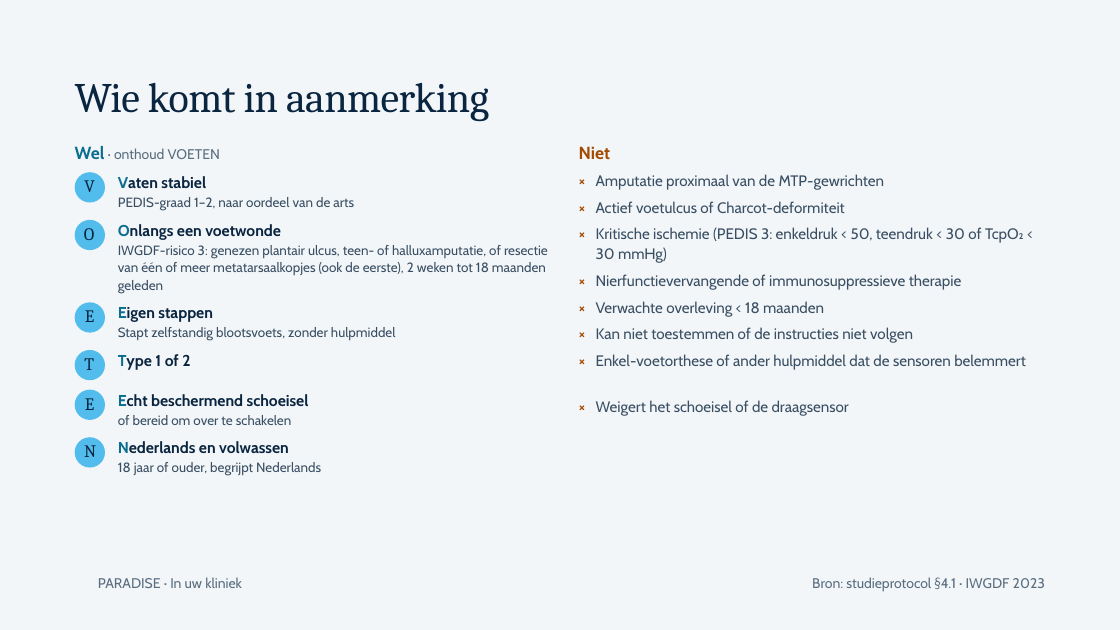
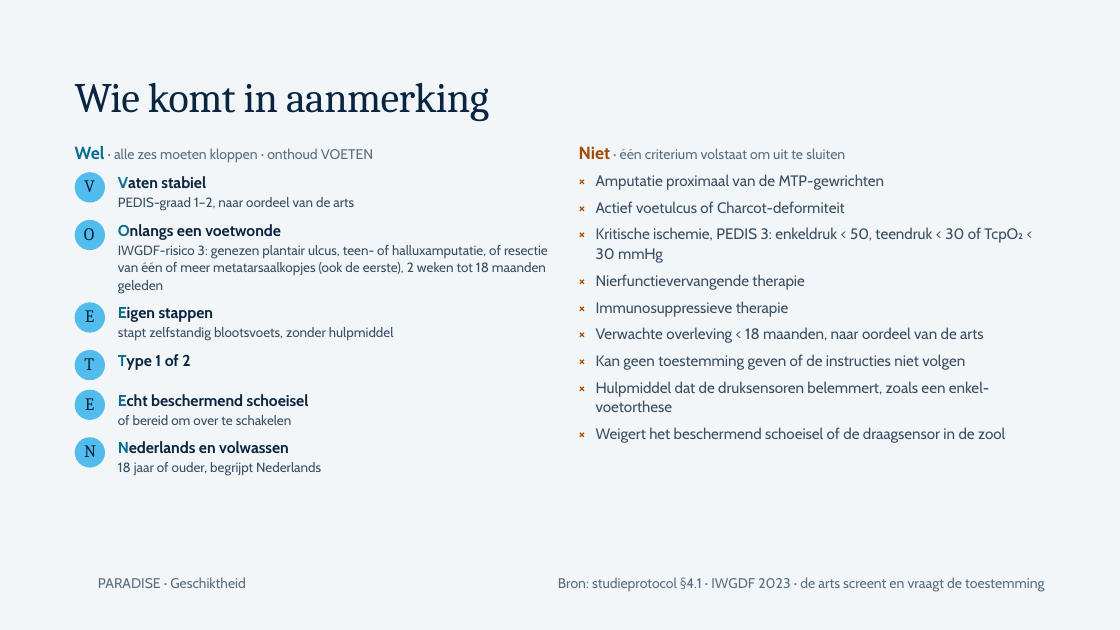
Before and after one commit to Dellfs/paradise-project, a slide deck: slide 17 of PARADISE_presentatie/webdecks/PARADISE_az_groeninge_okt.pptx (slide 15 before the commit). Drawn at 1120x630 pixels with LibreOffice and Linux fonts; fonts in the diff are those of the drawing; background and template pictures are left out. Boxes give left, top, right and bottom in pixels: in the first picture for what was removed or moved away, otherwise in the second. Text is boxed around its words. In the diff, an @@ line names an element or a change of style, - is before the commit and + after.

```diff
--- a/PARADISE_presentatie/webdecks/PARADISE_az_groeninge_okt.pptx
+++ b/PARADISE_presentatie/webdecks/PARADISE_az_groeninge_okt.pptx
@@ text at [75,146,373,163]: text changed @@
-Wel · onthoud VOETEN
+Wel · alle zes moeten kloppen · onthoud VOETEN
@@ text at [579,146,845,160]: text changed; size 15 to 12 pt; text colour #A34A00 to #5A6E80; bold off @@
-Niet
+Niet · één criterium volstaat om uit te sluiten
@@ text at [596,227,1023,263]: text changed @@
-Kritische ischemie (PEDIS 3: enkeldruk < 50, teendruk < 30 of TcpO₂ < 30 mmHg)
+Kritische ischemie, PEDIS 3: enkeldruk < 50, teendruk < 30 of TcpO₂ < 30 mmHg
@@ text at [596,274,805,290]: text changed @@
-Nierfunctievervangende of immunosuppressieve therapie
+Nierfunctievervangende therapie
@@ text at [118,327,394,341]: text changed @@
-Stapt zelfstandig blootsvoets, zonder hulpmiddel
+stapt zelfstandig blootsvoets, zonder hulpmiddel
@@ text at [596,327,984,343]: text changed @@
-Kan niet toestemmen of de instructies niet volgen
+Verwachte overleving < 18 maanden, naar oordeel van de arts
@@ text at [596,301,789,316]: text changed @@
-Verwachte overleving < 18 maanden
+Immunosuppressieve therapie
@@ text at [596,354,965,370]: text changed @@
-Enkel-voetorthese of ander hulpmiddel dat de sensoren belemmert
+Kan geen toestemming geven of de instructies niet volgen
@@ text "×": place and size @@
-text "×" at [579,397,592,416]
+text "×" at [579,376,592,396]
@@ text added at [596,381,989,412], 13 pt, text #3A4F63 @@
+Hulpmiddel dat de druksensoren belemmert, zoals een enkel-voetorthese
@@ text added at [579,423,592,443], 13 pt, text #A34A00, bold @@
+×
@@ text at [596,427,1005,443]: text changed @@
-Weigert het schoeisel of de draagsensor
+Weigert het beschermend schoeisel of de draagsensor in de zool
@@ text at [98,577,246,588]: text changed @@
-PARADISE · In uw kliniek
+PARADISE · Geschiktheid
@@ text at [558,577,1044,592]: text changed @@
-Bron: studieprotocol §4.1 · IWGDF 2023
+Bron: studieprotocol §4.1 · IWGDF 2023 · de arts screent en vraagt de toestemming
```
Also in this commit, not shown: 5 other slides changed, 25 slides added, 21 slides removed, 1 other file.
